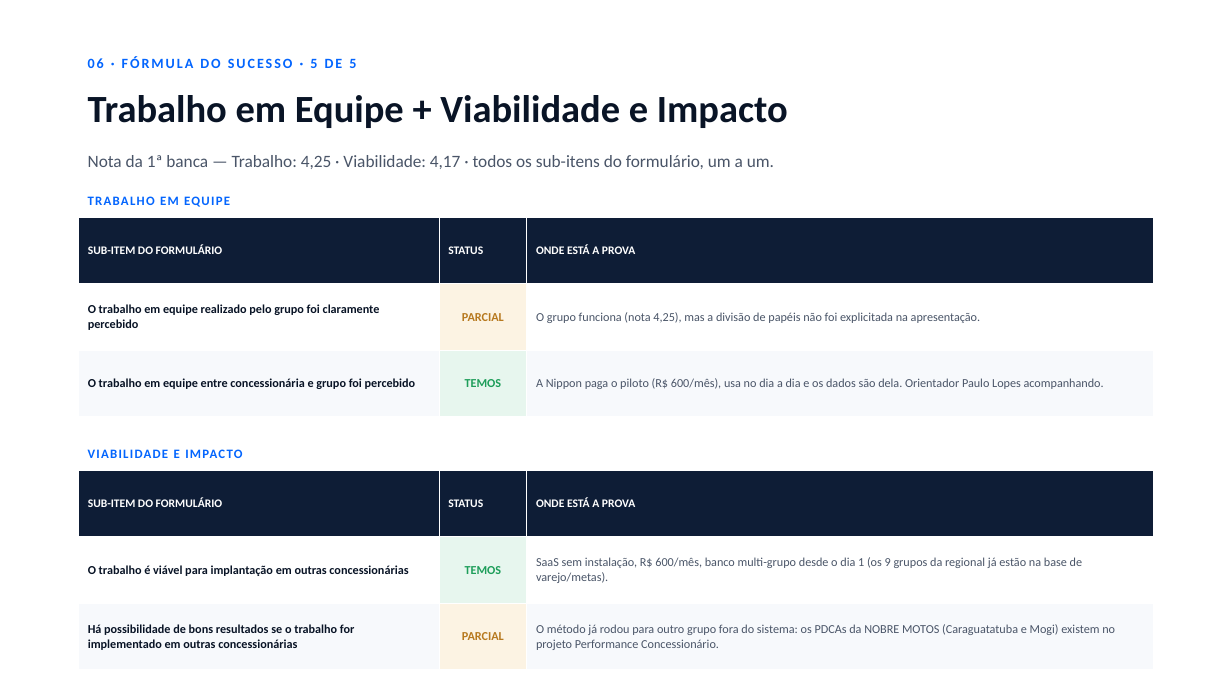
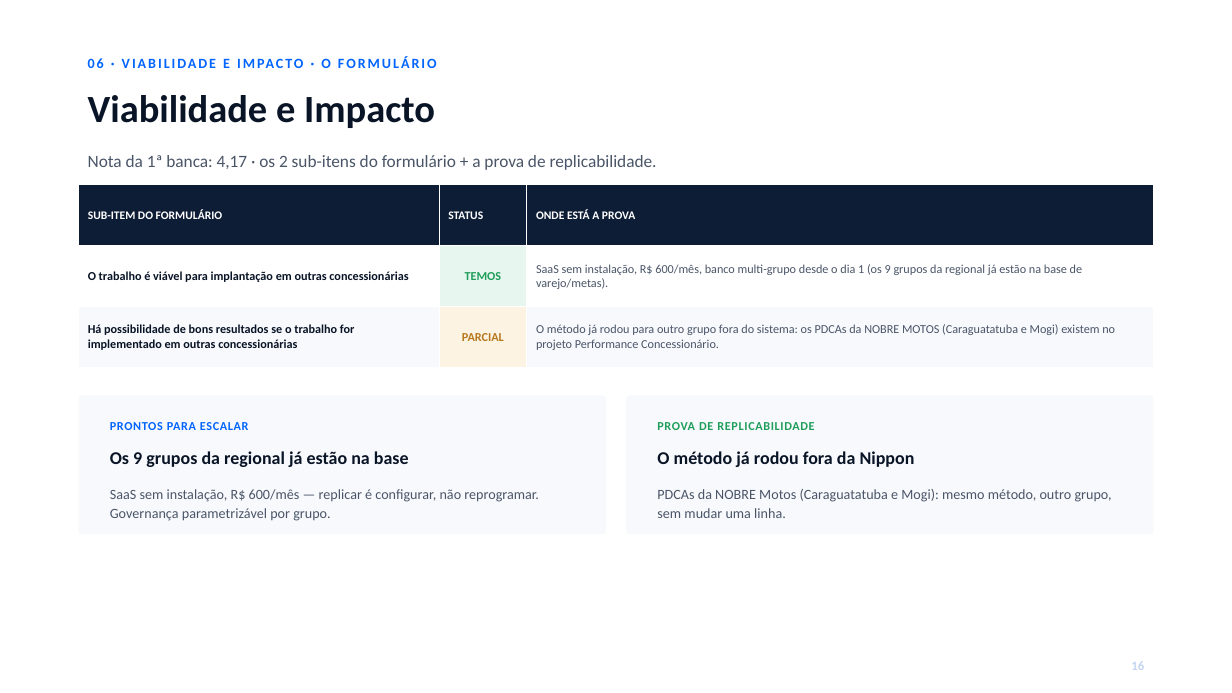
Before and after one commit to Caiquespkt0611/smart-dealer, a slide deck: slide 17 of _NOVAS MELHORIAS/DECK-BANCA-YAMAHAWAY.pptx (slide 20 before the commit). Drawn at 1232x693 pixels with LibreOffice and Linux fonts; fonts in the diff are those of the drawing. Boxes give left, top, right and bottom in pixels: in the first picture for what was removed or moved away, otherwise in the second. Text is boxed around its words. In the diff, an @@ line names an element or a change of style, - is before the commit and + after.

```diff
--- a/_NOVAS MELHORIAS/DECK-BANCA-YAMAHAWAY.pptx
+++ b/_NOVAS MELHORIAS/DECK-BANCA-YAMAHAWAY.pptx
@@ text at (x1=209, y1=58, x2=304, y2=68): text changed @@
-06 · FÓRMULA DO SUCESSO · 5 DE 5
+06 · VIABILIDADE E IMPACTO · O FORMULÁRIO
@@ text at (x1=88, y1=95, x2=435, y2=128): text changed @@
-Trabalho em Equipe + Viabilidade e Impacto
+Viabilidade e Impacto
@@ text at (x1=88, y1=155, x2=657, y2=170): text changed @@
-Nota da 1ª banca — Trabalho: 4,25 · Viabilidade: 4,17 · todos os sub-itens do formulário, um a um.
+Nota da 1ª banca: 4,17 · os 2 sub-itens do formulário + a prova de replicabilidade.
@@ table resized from (x1=79, y1=470, x2=1153, y2=654) to (x1=79, y1=185, x2=1153, y2=354) @@
@@ text removed at (x1=88, y1=196, x2=230, y2=207) @@
-TRABALHO EM EQUIPE
@@ table removed at (x1=79, y1=217, x2=1153, y2=393), 3 rows, 3 columns @@
-SUB-ITEM DO FORMULÁRIO | STATUS | ONDE ESTÁ A PROVA
-O trabalho em equipe realizado pelo grupo foi claramente percebido | PARCIAL | O grupo funciona (nota 4,25), mas a divisão de papéis não foi explicitada na apresentação.
-O trabalho em equipe entre concessionária e grupo foi percebido | TEMOS | A Nippon paga o piloto (R$ 600/mês), usa no dia a dia e os dados são dela. Orientador Paulo Lopes acompanhando.
@@ rounded rectangle added at (x1=79, y1=396, x2=606, y2=534), fill #F7F9FC @@
@@ rounded rectangle added at (x1=627, y1=396, x2=1154, y2=534), fill #F7F9FC @@
@@ text removed at (x1=88, y1=449, x2=242, y2=458) @@
-VIABILIDADE E IMPACTO
@@ text added at (x1=110, y1=422, x2=249, y2=430), 9.5 pt, text #0365FE, bold @@
+PRONTOS PARA ESCALAR
@@ text added at (x1=657, y1=422, x2=814, y2=430), 9.5 pt, text #1E9E5A, bold @@
+PROVA DE REPLICABILIDADE
@@ text added at (x1=110, y1=451, x2=409, y2=467), 14 pt, text #091426, bold @@
+Os 9 grupos da regional já estão na base
@@ text added at (x1=657, y1=451, x2=915, y2=467), 14 pt, text #091426, bold @@
+O método já rodou fora da Nippon
@@ text added at (x1=110, y1=489, x2=539, y2=521), 11 pt, text #4A5568 @@
+SaaS sem instalação, R$ 600/mês — replicar é configurar, não reprogramar. Governança parametrizável por grupo.
@@ text added at (x1=657, y1=489, x2=1112, y2=518), 11 pt, text #4A5568 @@
+PDCAs da NOBRE Motos (Caraguatatuba e Mogi): mesmo método, outro grupo, sem mudar uma linha.
@@ text added at (x1=1131, y1=661, x2=1144, y2=670), 10 pt, text #C3D6F0, bold @@
+16
```
Also in this commit, not shown: 16 other slides changed, 1 slide added, 3 slides removed, 3 other files.
